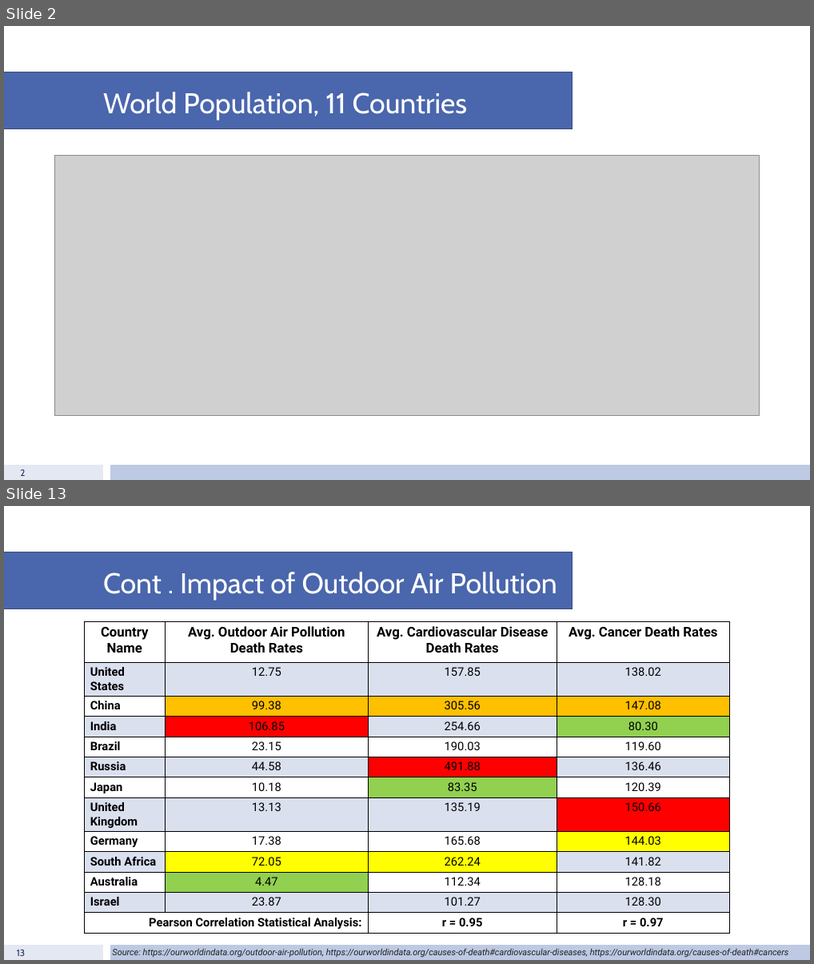
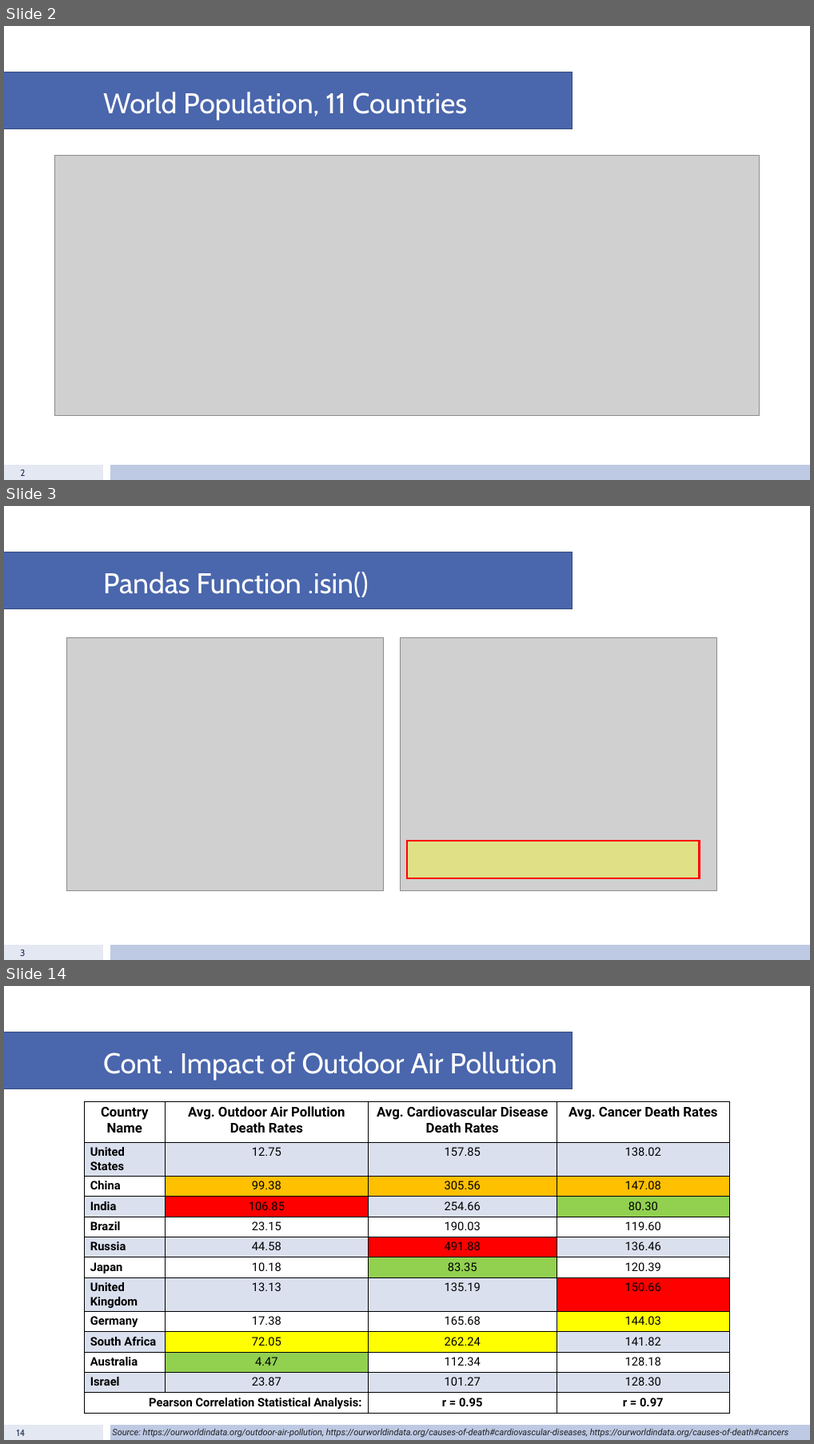
Before and after one commit to fiyang89/project-1-group-8, a slide deck: Population.pptx. Shown one above the other, each under a label of ours: slides 2 and 13 before the commit, slides 2, 3 and 14 after it; the slides between them are not shown. The pictures are 814x964 and 814x1444 pixels, drawn with LibreOffice and Linux fonts; fonts in the diff are those of the drawing; grey boxes stand for pictures. Boxes give left, top, right and bottom in pixels: in the first picture for what was removed or moved away, otherwise in the second. Text is boxed around its words. In the diff, an @@ line names an element or a change of style, - is before the commit and + after.

```diff
--- a/Population.pptx
+++ b/Population.pptx
@@ slide 3 added at box(4, 506, 810, 960), background #FFFFFF; not listed: 2 template elements that a slide beside it also shows @@
@@ rectangle added at box(4, 552, 573, 609), fill #4A66AC, outline #374B7F 1 pt @@
@@ title added at box(103, 572, 369, 597), 34 pt, text #FFFFFF @@
+Pandas Function .isin()
@@ picture added at box(67, 638, 384, 891) @@
@@ picture added at box(400, 638, 718, 891) @@
@@ rectangle added at box(407, 840, 700, 878), fill #FFFF00 at 35% opacity, outline #FF0000 2.25 pt @@
@@ page number added at box(20, 949, 25, 956), 11 pt, text #253356 @@
+3
@@ what was slide 13 is now slide 14 @@
@@ page number at box(17, 1429, 26, 1436): text changed @@
-13
+14
```
Also in this commit, not shown: 9 slides changed, 2 other slides added, 2 slides removed.
